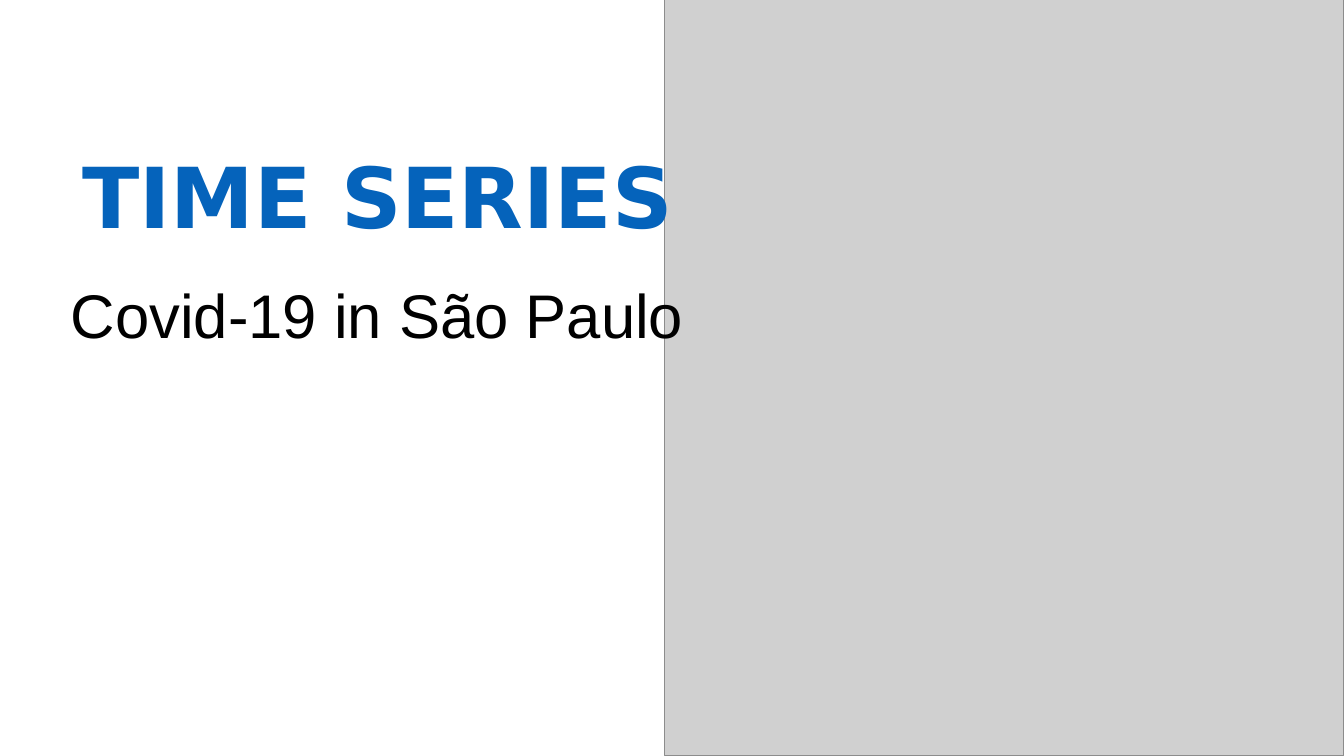
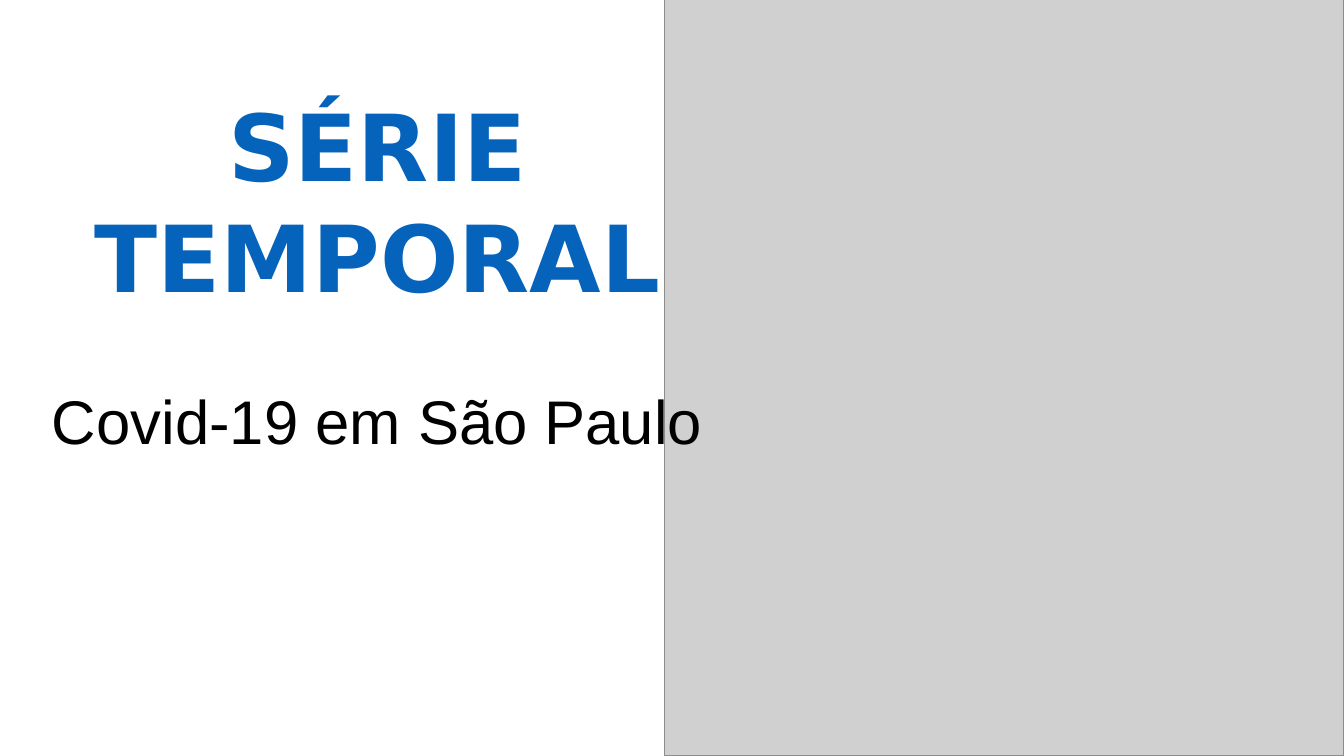
Before and after one commit to diassmatheus/en, a slide deck: slide 3 of assets/img/portfolio/cards-portifolio.pptx. Drawn at 1344x756 pixels with LibreOffice and Linux fonts; fonts in the diff are those of the drawing; grey boxes stand for pictures. Boxes give left, top, right and bottom in pixels: in the first picture for what was removed or moved away, otherwise in the second. Text is boxed around its words. In the diff, an @@ line names an element or a change of style, - is before the commit and + after.

```diff
--- a/assets/img/portfolio/cards-portifolio.pptx
+++ b/assets/img/portfolio/cards-portifolio.pptx
@@ text at <box>95,106,661,294</box>: text changed; size 60 to 66 pt @@
-TIME SERIES
+SÉRIE TEMPORAL
@@ text at <box>52,395,702,456</box>: text changed @@
-Covid-19 in São Paulo
+Covid-19 em São Paulo
```
Also in this commit, not shown: 1 other slide changed, 3 slides added, 3 slides removed, 6 other files.
